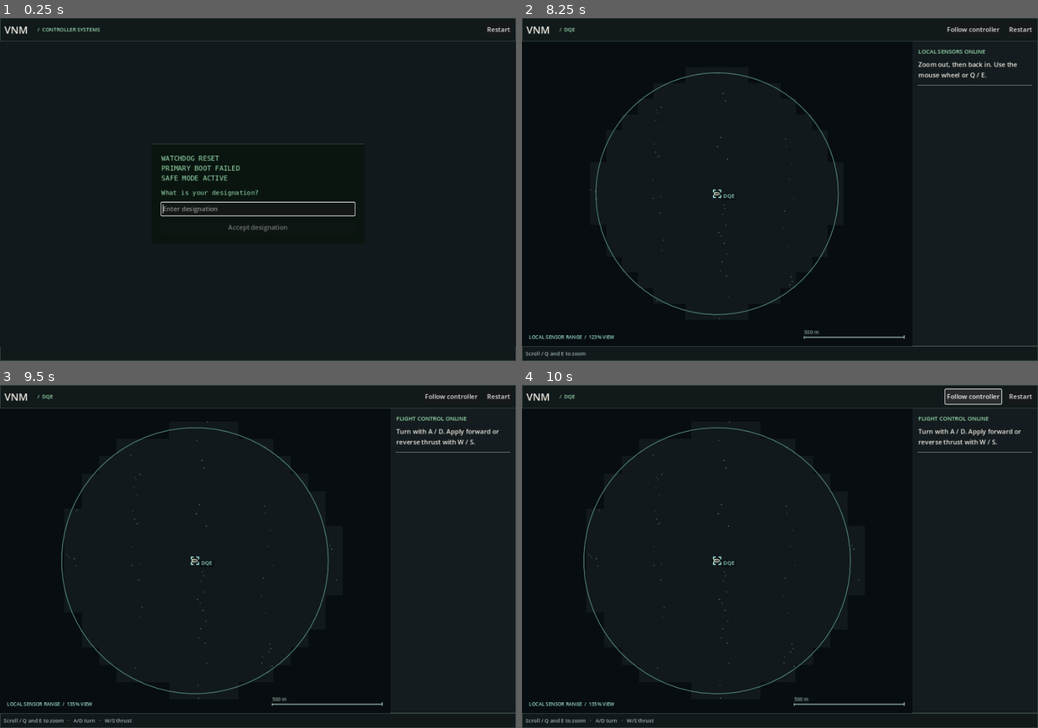
Above: before the commit, frames 1-4 (two rows, left to right).
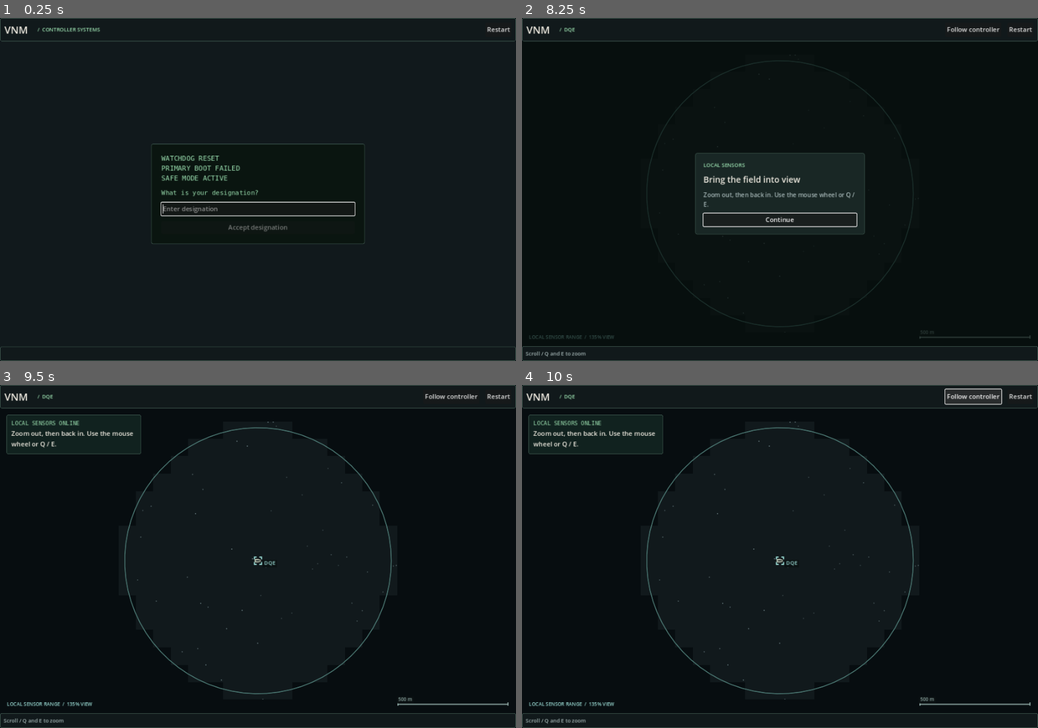
Above: after the commit, the same moments.

Repository: Solisen14/VNM
Game: Godot game, scene res://reboot.tscn
The game is run twice, just before and just after one commit, with the same random seed, the same clock (stepped at 60 frames per second) and the same inputs.
Inputs (mouse positions are in pixels of both pictures, inside the frame that each line leads up to):
- Up to frame 1 (0.25 s): no input
- Up to frame 2 (8.25 s): click "Restart" at 0.5 s; click "Restart" at 1.25 s; click "Restart" at 2 s; tap Enter at 2.75, 4.25, 8 s; drag from (780, 192) to (831, 114) at 2.77 s; tap Space at 3.5, 7.25 s; drag from (676, 206) to (754, 258) at 3.52 s; move the mouse to (831, 114) at 4.27 s; hold D 4.28-5 s; tap Q at 4.35, 8.1 s; click (831, 114) at 4.42 s; tap E at 4.55 s; click "Accept designation" at 5 s; drag from (754, 258) to (625, 138) at 5.77 s; move the mouse to (934, 240) at 6.52 s; hold A 6.53-7.25 s; tap I at 6.6 s; click (934, 240) at 6.67 s; tap C at 6.8 s; drag from (625, 138) to (702, 103) at 7.27 s; move the mouse to (805, 189) at 8.02 s; hold S from 8.03 s (still down); click (805, 189) at 8.17 s
- Up to frame 3 (9.5 s): tap E at 8.3 s; release S at 8.75 s; click (258, 587) at 8.75 s, where only the run after the commit has a clickable "Continue"
- Up to frame 4 (10 s): click "Follow controller" at 9.5 s

The runs differ from the first frame. In frame 1, less than 0.1% of the frame differs, in the area x 0-100%, y 0-100%; in frame 2, 3.9%; in frame 3, 3.2%; in frame 4, 3.2%.

Commit message:
Dock reboot objectives and add Insight and cargo windows

Diff:
--- a/reboot.gd
+++ b/reboot.gd
@@ -29,12 +29,21 @@
 var designation_label: Label
 var accept_name: Button
 var active_hud: PanelContainer
+var objective_docked: VBoxContainer
+var objective_flight: PanelContainer
+var objective_tween: Tween
+var inventory: CenterContainer
+var inventory_button: Button
+var insight_card: PanelContainer
+var insight_tree_nodes: Array[Label] = []
+var tutorial_briefing := false
 var system_label: Label
 var prompt: Label
 var contact_details: Label
 var cargo: Label
+var cargo_capacity: ProgressBar
 var notice: Label
-var research: PanelContainer
+var research: CenterContainer
 var insight_popup: CenterContainer
 var insight_open_button: Button
 var insight_popup_title: Label
@@ -43,7 +52,6 @@
 var work_panel: VBoxContainer
 var work_caption: Label
 var work_progress: ProgressBar
-var research_title: Label
 var research_status: Label
 var research_button: Button
 var follow_button: Button
@@ -64,7 +72,8 @@
 	system_label = make_label("", 13, GREEN)
 	system_label.size_flags_horizontal = Control.SIZE_EXPAND_FILL
 	header.add_child(system_label)
-	research_button = make_button(header, "Insights [I]", toggle_research)
+	research_button = make_button(header, "Insight Tree [I]", toggle_research)
+	inventory_button = make_button(header, "Cargo [C]", toggle_inventory)
 	follow_button = make_button(header, "Follow controller", func() -> void: map.follow_player())
 	signals_button = make_button(header, "Frame signals", func() -> void: map.frame_signals())
 	make_button(header, "Restart", restart)
@@ -81,28 +90,35 @@
 	map.set_anchors_and_offsets_preset(Control.PRESET_FULL_RECT)
 	view.add_child(map)
 	build_boot(view)
-	build_insight_popup(view)
 
 	var side := VBoxContainer.new()
-	side.custom_minimum_size.x = 282
+	side.custom_minimum_size.x = 310
 	side.add_theme_constant_override("separation", 10)
-	active_hud = panel(side, "#141c1f", 15)
-	body.add_child(active_hud)
+	active_hud = panel(side, "#132521df", 12)
+	active_hud.position = Vector2(16, 16)
+	view.add_child(active_hud)
+	active_hud.mouse_filter = Control.MOUSE_FILTER_IGNORE
+	side.mouse_filter = Control.MOUSE_FILTER_IGNORE
+	objective_docked = VBoxContainer.new()
+	objective_docked.mouse_filter = Control.MOUSE_FILTER_IGNORE
+	side.add_child(objective_docked)
 	phase_heading = make_label("", 14, GREEN)
-	side.add_child(phase_heading)
-	prompt = paragraph(side, 16, PALE)
-	side.add_child(HSeparator.new())
+	phase_heading.add_theme_font_override("font", FONT)
+	objective_docked.add_child(phase_heading)
+	prompt = paragraph(objective_docked, 16, PALE)
 	contact_details = paragraph(side, 14, MUTED)
 	work_panel = VBoxContainer.new()
 	side.add_child(work_panel)
 	work_caption = paragraph(work_panel, 14, GREEN)
 	work_progress = ProgressBar.new()
 	work_progress.show_percentage = false
+	work_progress.mouse_filter = Control.MOUSE_FILTER_IGNORE
 	work_progress.custom_minimum_size.y = 8
 	work_panel.add_child(work_progress)
-	cargo = paragraph(side, 14, PALE)
 	notice = paragraph(side, 13, GREEN)
-	build_research(side)
+	build_research(view)
+	build_inventory(view)
+	build_insight_popup(view)
 	var body_footer := HBoxContainer.new()
 	layout.add_child(panel(body_footer, "#11191b", 9))
 	footer = make_label("", 13, MUTED)
@@ -139,9 +155,11 @@
 	insight_popup.mouse_filter = Control.MOUSE_FILTER_STOP
 	view.add_child(insight_popup)
 	var message := VBoxContainer.new()
-	message.custom_minimum_size.x = 320
+	message.custom_minimum_size.x = 380
 	message.add_theme_constant_override("separation", 12)
-	insight_popup.add_child(panel(message, "#192725", 18))
+	insight_card = panel(message, "#192725", 20)
+	insight_popup.add_child(insight_card)
+	add_scrim(insight_popup)
 	insight_popup_title = make_label("FIRST INSIGHT", 13, GREEN)
 	message.add_child(insight_popup_title)
 	insight_headline = make_label("I can repair the mining drone.", 21, PALE)
@@ -152,22 +170,104 @@
 	insight_popup.hide()
 
 func open_first_insight() -> void:
-	if state.salvage_insight_ready and not state.salvage_insight_unlocked:
-		state.unlock_salvage()
+	var start := insight_card.get_global_rect()
+	if not tutorial_briefing:
+		if state.salvage_insight_ready and not state.salvage_insight_unlocked:
+			state.unlock_salvage()
+		inventory.hide()
+		research.show()
 	insight_popup.hide()
-	research.show()
 	insight_open_button.release_focus()
 	refresh()
-
-func build_research(side: VBoxContainer) -> void:
+	animate_objective(start)
+
+func animate_objective(start: Rect2) -> void:
+	finish_objective_animation()
+	var target := Rect2(active_hud.global_position, Vector2(active_hud.size.x, objective_docked.size.y + 24))
 	var contents := VBoxContainer.new()
-	contents.add_theme_constant_override("separation", 8)
-	research = panel(contents, "#202a2a", 10)
-	side.add_child(research)
-	contents.add_child(make_label("INSIGHT TREE", 12, GREEN))
-	research_title = make_label("◆  Field Repair", 19, PALE)
-	contents.add_child(research_title)
+	contents.add_child(make_label(phase_heading.text, 14, GREEN))
+	paragraph(contents, 16, PALE).text = prompt.text
+	objective_flight = panel(contents, "#192725", 10)
+	objective_flight.mouse_filter = Control.MOUSE_FILTER_IGNORE
+	add_child(objective_flight)
+	objective_flight.global_position = start.position
+	objective_flight.size = start.size
+	objective_docked.modulate.a = 0.0
+	objective_tween = create_tween().set_parallel().set_trans(Tween.TRANS_CUBIC).set_ease(Tween.EASE_OUT)
+	objective_tween.tween_property(objective_flight, "global_position", target.position, 0.36)
+	objective_tween.tween_property(objective_flight, "size", target.size, 0.36)
+	objective_tween.tween_property(objective_flight, "modulate:a", 0.0, 0.17).set_delay(0.19)
+	objective_tween.tween_property(objective_docked, "modulate:a", 1.0, 0.17).set_delay(0.19)
+	objective_tween.chain().tween_callback(finish_objective_animation)
+
+func finish_objective_animation() -> void:
+	if objective_tween and objective_tween.is_running():
+		objective_tween.kill()
+	if is_instance_valid(objective_flight):
+		objective_flight.queue_free()
+		objective_flight = null
+	objective_docked.modulate.a = 1.0
+
+func show_briefing(title: String, headline: String, description: String, action: String, briefing: bool) -> void:
+	finish_objective_animation()
+	research.hide()
+	inventory.hide()
+	tutorial_briefing = briefing
+	insight_popup_title.text = title
+	insight_headline.text = headline
+	insight_description.text = description
+	insight_open_button.text = action
+	insight_popup.show()
+	insight_open_button.grab_focus()
+
+func add_scrim(window: CenterContainer) -> void:
+	var shade := ColorRect.new()
+	shade.color = Color("#07100db3")
+	shade.mouse_filter = Control.MOUSE_FILTER_IGNORE
+	var view := window.get_parent()
+	view.add_child(shade)
+	view.move_child(shade, window.get_index())
+	shade.set_anchors_and_offsets_preset(Control.PRESET_FULL_RECT)
+	window.visibility_changed.connect(func() -> void: shade.visible = window.visible)
+
+func build_window(view: Control, title: String, width: float, close: Callable, contents: VBoxContainer) -> CenterContainer:
+	var window := CenterContainer.new()
+	window.set_anchors_and_offsets_preset(Control.PRESET_FULL_RECT)
+	window.mouse_filter = Control.MOUSE_FILTER_STOP
+	view.add_child(window)
+	add_scrim(window)
+	contents.custom_minimum_size.x = width
+	contents.add_theme_constant_override("separation", 10)
+	window.add_child(panel(contents, "#14231f", 20))
+	var heading := HBoxContainer.new()
+	contents.add_child(heading)
+	var caption := make_label(title, 23, PALE)
+	caption.size_flags_horizontal = Control.SIZE_EXPAND_FILL
+	heading.add_child(caption)
+	make_button(heading, "Close [Esc]", close)
+	window.hide()
+	return window
+
+func build_research(view: Control) -> void:
+	var contents := VBoxContainer.new()
+	research = build_window(view, "Insight Tree", 490, toggle_research, contents)
+	for title in ["Field Repair", "Salvage", "Refining & Logistics", "Component Manufacturing", "Drone Construction"]:
+		if not insight_tree_nodes.is_empty():
+			contents.add_child(make_label("↓", 13, MUTED))
+		var node := make_label(title, 16, PALE)
+		insight_tree_nodes.append(node)
+		contents.add_child(panel(node, "#20332e", 7))
 	research_status = paragraph(contents, 14, PALE)
+
+func build_inventory(view: Control) -> void:
+	var contents := VBoxContainer.new()
+	inventory = build_window(view, "Cargo Inventory", 420, toggle_inventory, contents)
+	cargo_capacity = ProgressBar.new()
+	cargo_capacity.max_value = State.HOLD
+	cargo_capacity.show_percentage = false
+	cargo_capacity.custom_minimum_size.y = 7
+	contents.add_child(cargo_capacity)
+	cargo = paragraph(contents, 14, PALE)
 
 func _physics_process(delta: float) -> void:
 	if insight_popup.visible:
@@ -175,37 +275,51 @@
 	var before := state.phase
 	var turn := float(Input.is_physical_key_pressed(KEY_D)) - float(Input.is_physical_key_pressed(KEY_A))
 	var thrust := float(Input.is_physical_key_pressed(KEY_W)) - float(Input.is_physical_key_pressed(KEY_S))
+	if research.visible or inventory.visible:
+		turn = 0.0
+		thrust = 0.0
 	state.tick(delta, turn, thrust)
 	if state.phase != before:
 		if state.phase == State.Phase.FLIGHT:
 			map.follow_player()
 		if state.phase == State.Phase.CONTACTS:
 			map.frame_signals()
-		if state.phase == State.Phase.FIELD_REPAIR:
-			insight_popup_title.text = "FIRST INSIGHT"
-			insight_headline.text = "I can repair the mining drone."
-			insight_description.text = "Press I to inspect Field Repair and the materials it requires."
-			insight_open_button.text = "Open Insight Tree [I]"
-			insight_popup.show()
-			insight_open_button.grab_focus()
+		match state.phase:
+			State.Phase.SENSORS:
+				show_briefing("LOCAL SENSORS", "Bring the field into view", PHASE_PROMPTS[state.phase], "Continue", true)
+			State.Phase.FLIGHT:
+				show_briefing("FLIGHT CONTROL", "Test manual flight", PHASE_PROMPTS[state.phase], "Continue", true)
+			State.Phase.WAYFINDING:
+				show_briefing("WAYFINDING", "Plot a waypoint", PHASE_PROMPTS[state.phase], "Continue", true)
+			State.Phase.CONTACTS:
+				show_briefing("SIGNALS DETECTED", "Scan three contacts", PHASE_PROMPTS[state.phase], "Continue", true)
+			State.Phase.FIELD_REPAIR:
+				show_briefing("FIRST INSIGHT", "I can repair the mining drone.",
+					"Collect %d ore and recover %d spare parts to restore Miner 031." % [State.ORE_REQUIRED, State.PARTS_REQUIRED],
+					"Open Insight Tree [I]", false)
 	if state.salvage_insight_ready and not state.salvage_insight_unlocked and not insight_popup.visible:
-		insight_popup_title.text = "SECOND INSIGHT  /  SALVAGE"
-		insight_headline.text = "Why is the ore stockpiling here?"
-		insight_description.text = "The Asterion's intake is still receiving ore, but its refinery is buried beneath the hull. I can salvage the mothership. Three repairable worker signals are nearby."
-		insight_open_button.text = "Uncover Salvage Insight [I]"
-		insight_popup.show()
-		insight_open_button.grab_focus()
+		show_briefing("SECOND INSIGHT / SALVAGE", "Why is the ore stockpiling here?",
+			"The intake is still receiving ore. The refinery must be buried under the hull. Three dormant workers are close enough to repair.",
+			"Open Insight Tree [I]", false)
 	refresh()
 	map.queue_redraw()
 
 func _unhandled_key_input(event: InputEvent) -> void:
 	if event is InputEventKey and event.pressed:
-		if event.physical_keycode == KEY_Q:
-			map.set_zoom(1.0 / 1.10, map.size * 0.5)
-		elif event.physical_keycode == KEY_E:
-			map.set_zoom(1.10, map.size * 0.5)
-		elif event.physical_keycode == KEY_I and not event.echo:
+		if event.physical_keycode == KEY_I and not event.echo:
 			toggle_research()
+		elif event.physical_keycode == KEY_C and not event.echo:
+			toggle_inventory()
+		elif event.physical_keycode == KEY_ESCAPE and not event.echo:
+			if research.visible:
+				toggle_research()
+			elif inventory.visible:
+				toggle_inventory()
+		elif not (insight_popup.visible or research.visible or inventory.visible):
+			if event.physical_keycode == KEY_Q:
+				map.set_zoom(1.0 / 1.10, map.size * 0.5)
+			elif event.physical_keycode == KEY_E:
+				map.set_zoom(1.10, map.size * 0.5)
 
 func accept_designation() -> void:
 	if state.begin(designation.text):
@@ -213,12 +327,12 @@
 		accept_name.release_focus()
 
 func left_command(point: Vector2) -> void:
-	if not insight_popup.visible and state.phase >= State.Phase.WAYFINDING:
+	if not (insight_popup.visible or research.visible or inventory.visible) and state.phase >= State.Phase.WAYFINDING:
 		state.plot_move(point)
 		map.following = true
 
 func right_command(contact: String) -> void:
-	if insight_popup.visible or not state.is_visible(contact):
+	if insight_popup.visible or research.visible or inventory.visible or not state.is_visible(contact):
 		return
 	selected = contact
 	var action := state.command_for(contact)
@@ -229,9 +343,16 @@
 
 func toggle_research() -> void:
 	if insight_popup.visible:
-		open_first_insight()
+		if not tutorial_briefing:
+			open_first_insight()
 	elif state.phase >= State.Phase.FIELD_REPAIR:
+		inventory.hide()
 		research.visible = not research.visible
+
+func toggle_inventory() -> void:
+	if not insight_popup.visible and state.phase >= State.Phase.FIELD_REPAIR:
+		research.hide()
+		inventory.visible = not inventory.visible
 
 func restart() -> void:
 	state = State.new()
@@ -240,6 +361,8 @@
 	designation.clear()
 	insight_popup.hide()
 	research.hide()
+	inventory.hide()
+	finish_objective_animation()
 	refresh()
 	designation.grab_focus()
 
@@ -247,8 +370,9 @@
 	var phase := state.phase
 	var early := phase < State.Phase.SENSORS
 	boot.visible = early
-	active_hud.visible = not early
 	research_button.visible = phase >= State.Phase.FIELD_REPAIR
+	inventory_button.visible = phase >= State.Phase.FIELD_REPAIR
+	active_hud.visible = not early and not insight_popup.visible
 	follow_button.visible = not early
 	signals_button.visible = phase >= State.Phase.CONTACTS
 	system_label.text = "  /  CONTROLLER SYSTEMS" if state.name_text.is_empty() else "  /  %s" % state.name_text.to_upper()
@@ -260,14 +384,27 @@
 		"UNRESOLVED SIGNALS", "FIELD REPAIR", "MINER 031 ONLINE", "AUTONOMOUS MINING"]
 	phase_heading.text = stages[phase]
 	prompt.text = PHASE_PROMPTS[phase]
-	if state.deliveries > 0 and not state.salvage_insight_ready:
-		prompt.text = "Ore delivery %d complete. Miner 031 is selecting its next autonomous trip." % state.deliveries
+	if phase == State.Phase.CONTACTS:
+		prompt.text = "Scan contacts  %d / %d" % [state.scanned.size(), State.PRIMARY.size()]
+	elif phase == State.Phase.FIELD_REPAIR:
+		if state.ore >= State.ORE_REQUIRED and state.parts >= State.PARTS_REQUIRED:
+			prompt.text = "Repair Miner 031"
+		else:
+			prompt.text = "Collect %d ore  ·  %d / %d\nRecover spare parts  ·  %d / %d" % [
+				State.ORE_REQUIRED, mini(state.ore, State.ORE_REQUIRED), State.ORE_REQUIRED, state.parts, State.PARTS_REQUIRED]
+	if phase == State.Phase.HAULING and not state.salvage_insight_ready:
+		prompt.text = "Watch Miner 031 deliver ore  ·  %d / 5 runs" % state.deliveries
 	if state.salvage_insight_ready and not state.salvage_insight_unlocked:
 		prompt.text = "Five deliveries confirmed at the Asterion's former ore intake. A new Insight is available."
 	if state.salvage_insight_unlocked:
-		prompt.text = "Three dormant salvagers detected. Right-click the intake cache to collect repair supplies (2 Fe + 1 Cu), then visit each damaged worker."
+		if state.active_drones > 1:
+			prompt.text = "Expose the refinery  ·  %d / %d hull" % [state.hull_extracted, State.REFINERY_EXPOSURE]
+		elif state.repair_kits > 0:
+			prompt.text = "Repair a dormant salvager"
+		else:
+			prompt.text = "Collect repair supplies at the intake\nRequires 2 Fe + 1 Cu"
 	if state.refinery_exposed:
-		prompt.text = "Damaged refinery uncovered beneath the hull. The salvagers have paused to protect it. Recovering and relocating it comes next."
+		prompt.text = "Refinery exposed  ·  %d / %d hull" % [state.hull_extracted, State.REFINERY_EXPOSURE]
 	var controls := "Scroll / Q and E to zoom"
 	if phase >= State.Phase.FLIGHT:
 		controls += "   ·   A/D turn   ·   W/S thrust"
@@ -276,10 +413,10 @@
 	if phase >= State.Phase.CONTACTS:
 		controls += "   ·   Right-click contacts"
 	footer.text = controls
-	contact_details.visible = phase >= State.Phase.CONTACTS
-	contact_details.text = "CONTACTS IDENTIFIED   %d / 3" % state.scanned.size()
+	contact_details.visible = not selected.is_empty()
+	contact_details.text = ""
 	if not selected.is_empty():
-		contact_details.text += "\n%s" % state.contact_name(selected)
+		contact_details.text = "%s" % state.contact_name(selected)
 		var available := state.command_for(selected)
 		if not available.is_empty():
 			contact_details.text += "\nRight-click · %s" % available
@@ -288,10 +425,11 @@
 		var progress := state.work_fraction() * 100.0
 		work_caption.text = "%s   %d%%" % [State.WORK_LABELS[state.work_action], mini(99, floori(progress))]
 		work_progress.value = progress
-	cargo.visible = phase >= State.Phase.FIELD_REPAIR
+	cargo_capacity.value = state.controller_load()
 	cargo.text = "CONTROLLER CARGO   %d / %d\nRaw ore ×%d   ·   Spare parts ×%d\nRepair supplies ×%d" % [
 		state.controller_load(), State.HOLD, state.ore, state.parts, state.repair_kits
 	]
+	cargo.text += "\nFe %d  ·  Cu %d  ·  Si %d in raw cargo" % [state.cargo_fe, state.cargo_cu, state.cargo_si]
 	if phase >= State.Phase.HAULING:
 		var unmined: Dictionary = state.field_remaining_material()
 		cargo.text += "\n\nORE FIELD 01   RAW MATTER\nFe %d  ·  Cu %d  ·  Si %d remaining" % [
@@ -315,18 +453,20 @@
 			]
 	notice.text = state.notice if state.notice_time > 0 else ""
 	notice.visible = not notice.text.is_empty()
-	research_title.text = "◆  Field Repair"
+	insight_tree_nodes[0].text = "Field Repair  ·  %s" % ("Complete" if phase >= State.Phase.HAULING else "Available")
+	insight_tree_nodes[1].text = "Salvage  ·  %s" % ("Unlocked" if state.salvage_insight_unlocked else "Requires 5 miner deliveries")
+	insight_tree_nodes[2].text = "Refining & Logistics  ·  %s" % ("Refinery exposed" if state.refinery_exposed else "Locked")
+	insight_tree_nodes[3].text = "Component Manufacturing  ·  Locked"
+	insight_tree_nodes[4].text = "Drone Construction  ·  Locked"
 	research_status.text = "Ore   %d / %d\nSpare parts   %d / %d\nRepair the damaged miner" % [state.ore, State.ORE_REQUIRED, state.parts, State.PARTS_REQUIRED]
 	if phase >= State.Phase.HAULING:
-		research_title.text += "  ✓"
 		research_status.text = "Field Repair complete · Miner 031 online.\nSalvage threshold: %d / 5 deliveries." % mini(5, state.deliveries)
 		if state.salvage_insight_unlocked:
-			research_title.text = "◆ Field Repair ✓   ◆ Salvage ✓"
 			research_status.text = "Salvage unlocked. Three repairable workers detected.\nRecovered hull material: %d / %d units." % [
 				state.hull_extracted, State.REFINERY_EXPOSURE
 			]
 			if state.refinery_exposed:
-				research_status.text += "\nRefinery exposed; structural recovery follows in Pass 4."
+				research_status.text += "\nRefinery exposed. Structural recovery is still locked."
 
 func refresh_boot() -> void:
 	var waiting := state.phase == State.Phase.SAFE_MODE
@@ -352,7 +492,8 @@
 	var control := PanelContainer.new()
 	var style := StyleBoxFlat.new()
 	style.bg_color = Color(surface)
-	style.border_color = Color("#364844")
+	style.border_color = Color("#466257")
+	style.set_corner_radius_all(4)
 	style.set_border_width_all(1)
 	for edge in [SIDE_LEFT, SIDE_TOP, SIDE_RIGHT, SIDE_BOTTOM]:
 		style.set_content_margin(edge, padding)
--- a/tests/pass3_ui_smoke.gd
+++ b/tests/pass3_ui_smoke.gd
@@ -11,21 +11,48 @@
 	root.add_child(game)
 	await process_frame
 	game.state.begin("HAL")
+	game.state.phase_time = 3.0
+	game._physics_process(0.01)
+	assert(game.insight_popup.visible, "Sensor briefing did not appear")
+	var briefed_at: float = game.state.phase_time
+	game._physics_process(1.0)
+	assert(game.state.phase_time == briefed_at, "Briefing did not pause the tutorial")
+	game.insight_open_button.pressed.emit()
+	assert(game.objective_flight != null and game.active_hud.visible, "Objective did not start docking")
+	await create_timer(0.45).timeout
+	assert(game.objective_flight == null and game.objective_docked.modulate.a == 1.0, "Objective did not finish docking")
 	game.state.set_phase(State.Phase.HAULING)
 	game.state.scanned = {"ore": true, "miner": true, "wreck": true}
 	game.state.active_drones = 1
 	game.state.salvage_insight_ready = true
-	await process_frame
-	await process_frame
+	game._physics_process(0.01)
 	assert(game.insight_popup.visible, "Second Insight should pause the simulation")
 	assert(game.insight_headline.text.contains("Why is the ore stockpiling here?"),
 		"Missing intake motivation on second Insight popup")
-	game.open_first_insight()
+	var insight_key := InputEventKey.new()
+	insight_key.physical_keycode = KEY_I
+	insight_key.pressed = true
+	game._unhandled_key_input(insight_key)
 	assert(game.state.salvage_insight_unlocked, "Opening the tree didn't unlock salvage")
 	assert(not game.insight_popup.visible, "Salvage popup stayed open")
 	assert(game.state.is_visible("salvage_1") and game.state.is_visible("salvage_3"),
 		"New repairable workers not pinged")
 	game.refresh()
 	assert(game.research_status.text.contains("Salvage unlocked"), "Insight tree didn't advance")
+	assert(game.research.visible and game.insight_tree_nodes.size() == 5, "Insight window did not show the progression")
+	game.inventory_button.pressed.emit()
+	assert(game.inventory.visible and not game.research.visible, "Cargo button did not switch windows")
+	game.state.ore = 2
+	game.state.cargo_fe = 2
+	game.refresh()
+	assert(game.cargo_capacity.value == 2 and game.cargo.text.contains("Fe 2"), "Cargo display did not update")
+	var escape := InputEventKey.new()
+	escape.physical_keycode = KEY_ESCAPE
+	escape.pressed = true
+	game._unhandled_key_input(escape)
+	assert(not game.inventory.visible, "Escape did not close cargo")
+	game.restart()
+	assert(not game.research.visible and not game.inventory.visible and not game.active_hud.visible,
+		"Restart left a gameplay overlay open")
 	print("PASS: VNM Pass 3 paused Insight HUD and three new worker signals")
 	quit(0)
